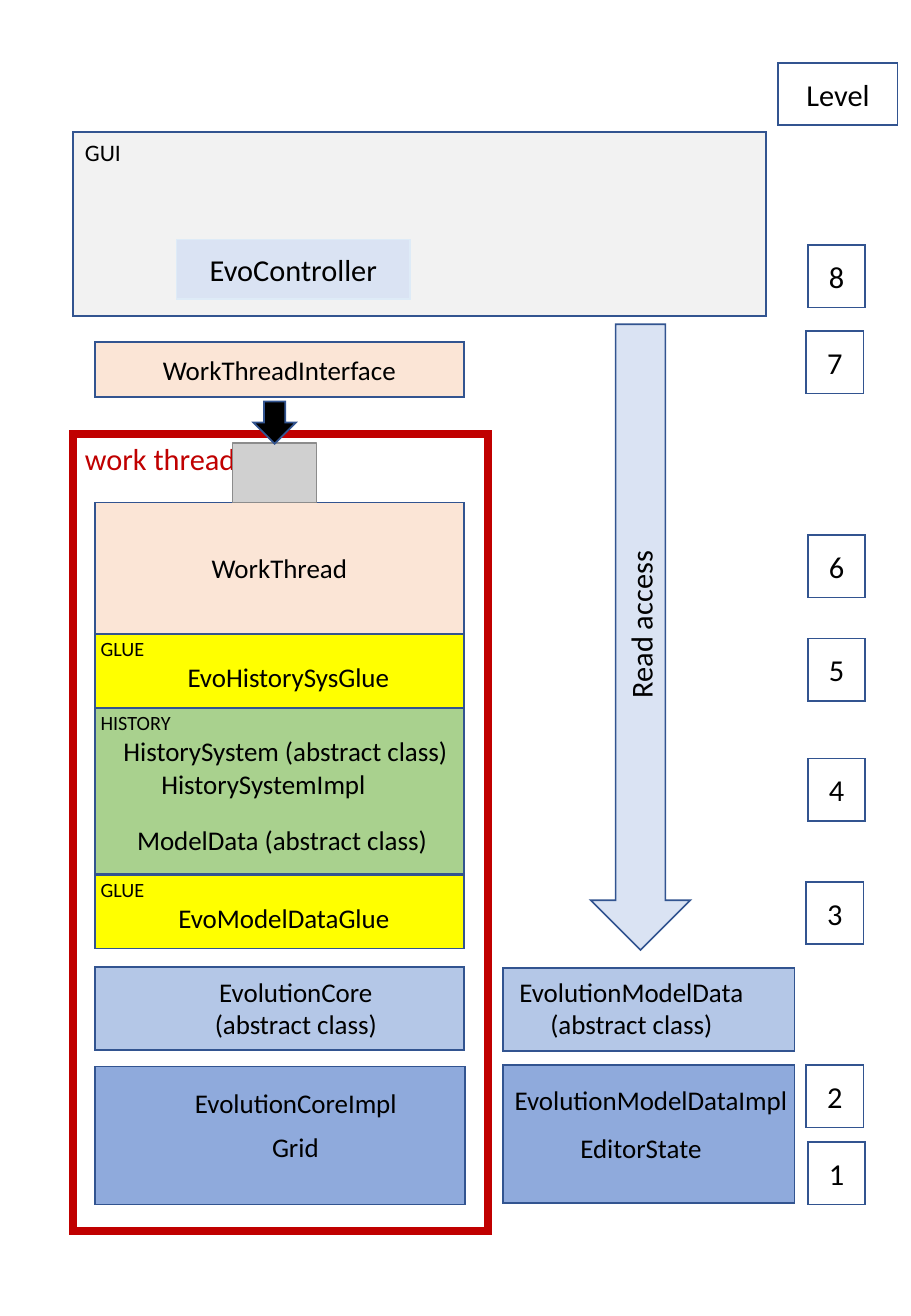
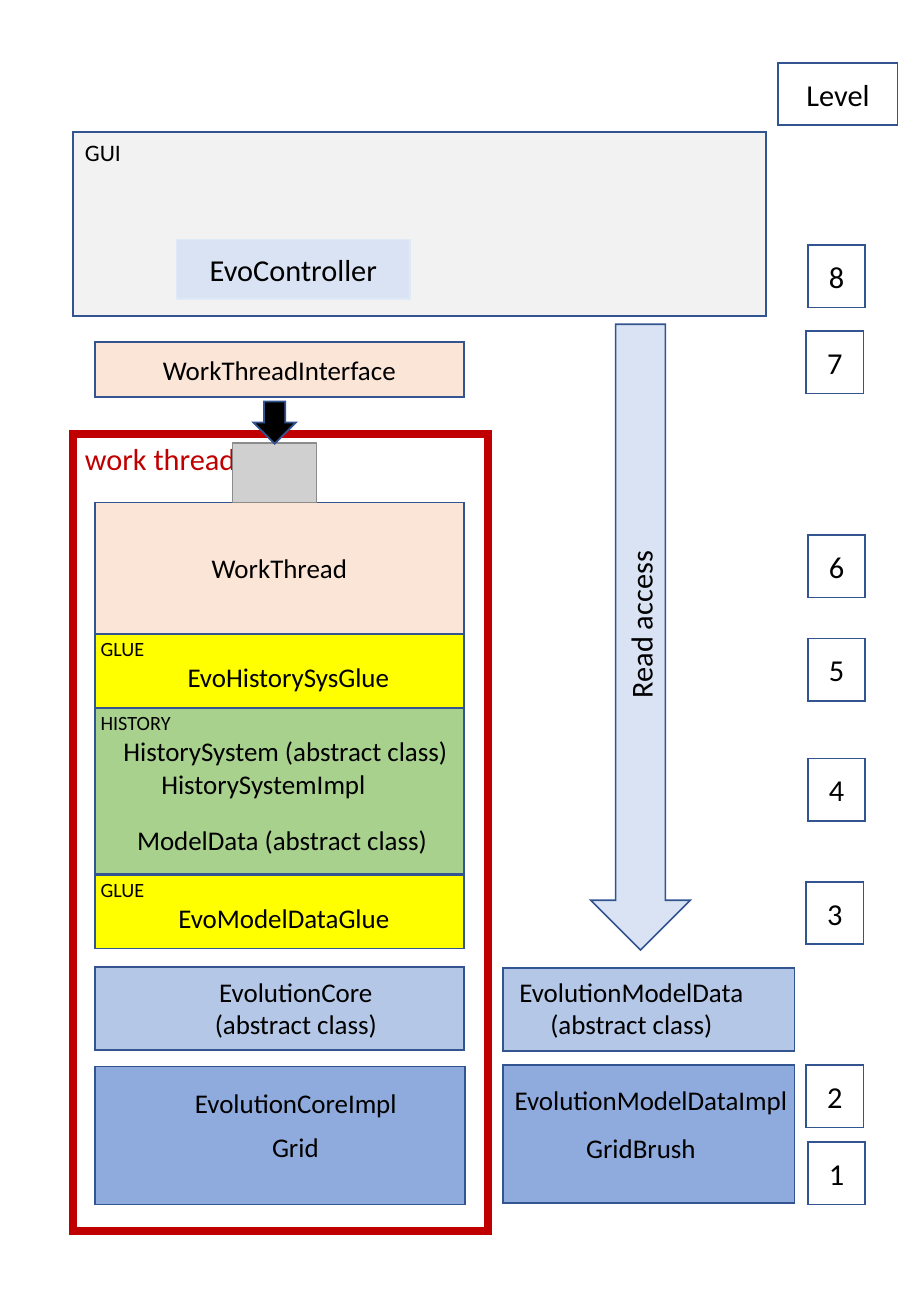
Before and after one commit to pk1954/solutions, a slide deck: slide 1 of Evolution_Architecture.pptx. Drawn at 911x1316 pixels with LibreOffice and Linux fonts; fonts in the diff are those of the drawing; grey boxes stand for pictures. Boxes give left, top, right and bottom in pixels: in the first picture for what was removed or moved away, otherwise in the second. Text is boxed around its words. In the diff, an @@ line names an element or a change of style, - is before the commit and + after.

Commit message:
Refactoring, work on brush. Running.

```diff
--- a/Evolution_Architecture.pptx
+++ b/Evolution_Architecture.pptx
@@ text at (586,1139,695,1158): text changed @@
-EditorState
+GridBrush
```
Also in this commit, not shown: 26 other files.
